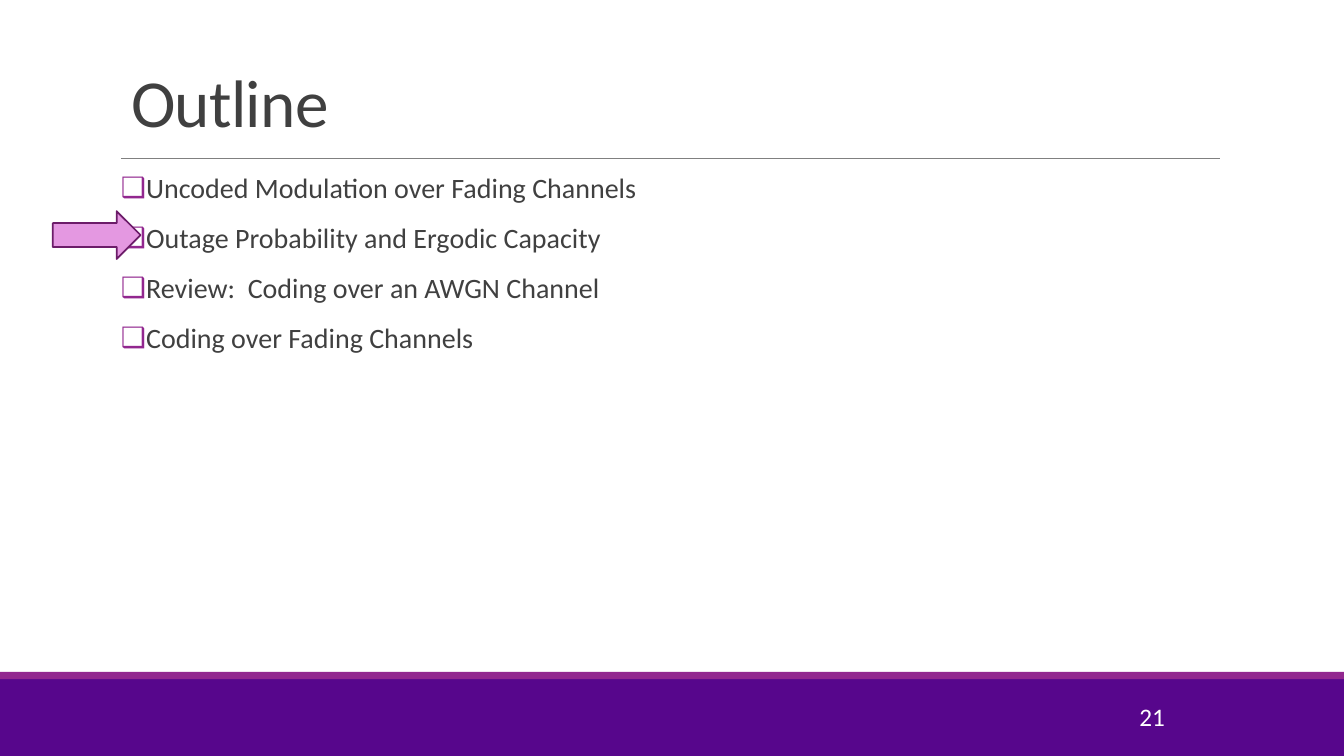
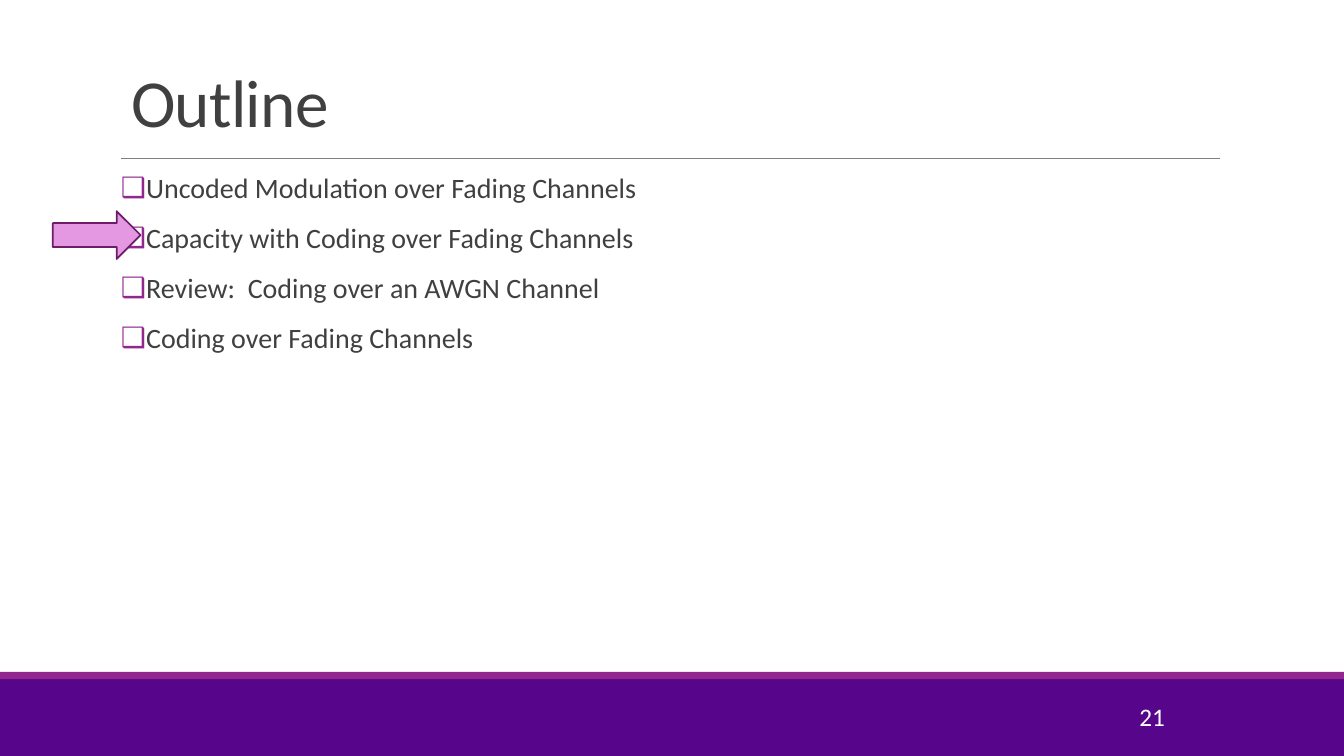
Before and after one commit to sdrangan/wirelesscomm, a slide deck: slide 21 of lectures/Unit04_Coding.pptx. Drawn at 1344x756 pixels with LibreOffice and Linux fonts; fonts in the diff are those of the drawing; background and template pictures are left out. Boxes give left, top, right and bottom in pixels: in the first picture for what was removed or moved away, otherwise in the second. Text is boxed around its words. In the diff, an @@ line names an element or a change of style, - is before the commit and + after.

Commit message:
Updated video on coded capacity

```diff
--- a/lectures/Unit04_Coding.pptx
+++ b/lectures/Unit04_Coding.pptx
@@ text at <box>146,228,633,253</box>: text changed @@
-❑ Outage Probability and Ergodic Capacity
+❑ Capacity with Coding over Fading Channels
```
Also in this commit, not shown: 9 other slides changed, 7 slides added, 4 other files.
